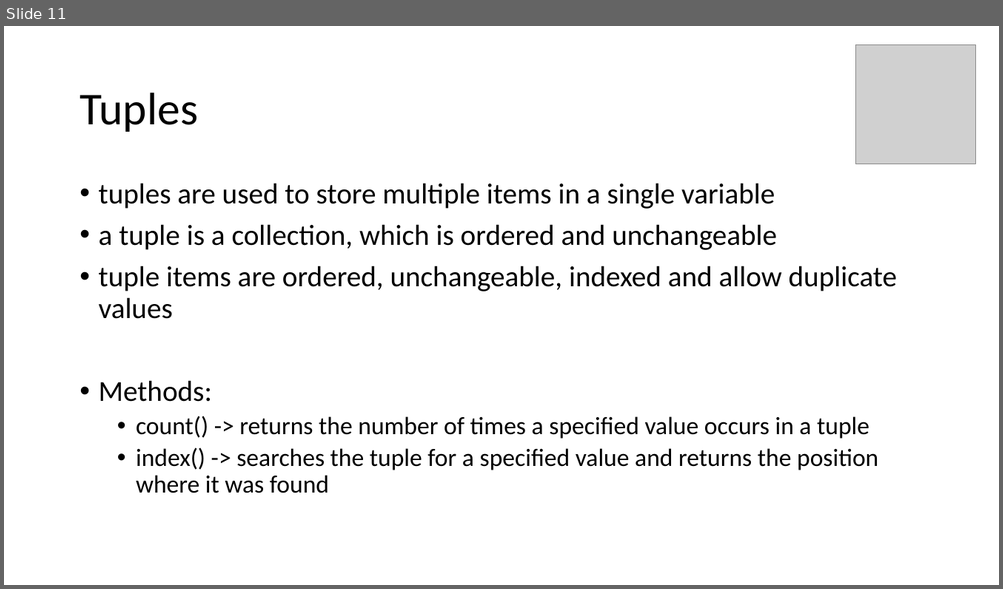
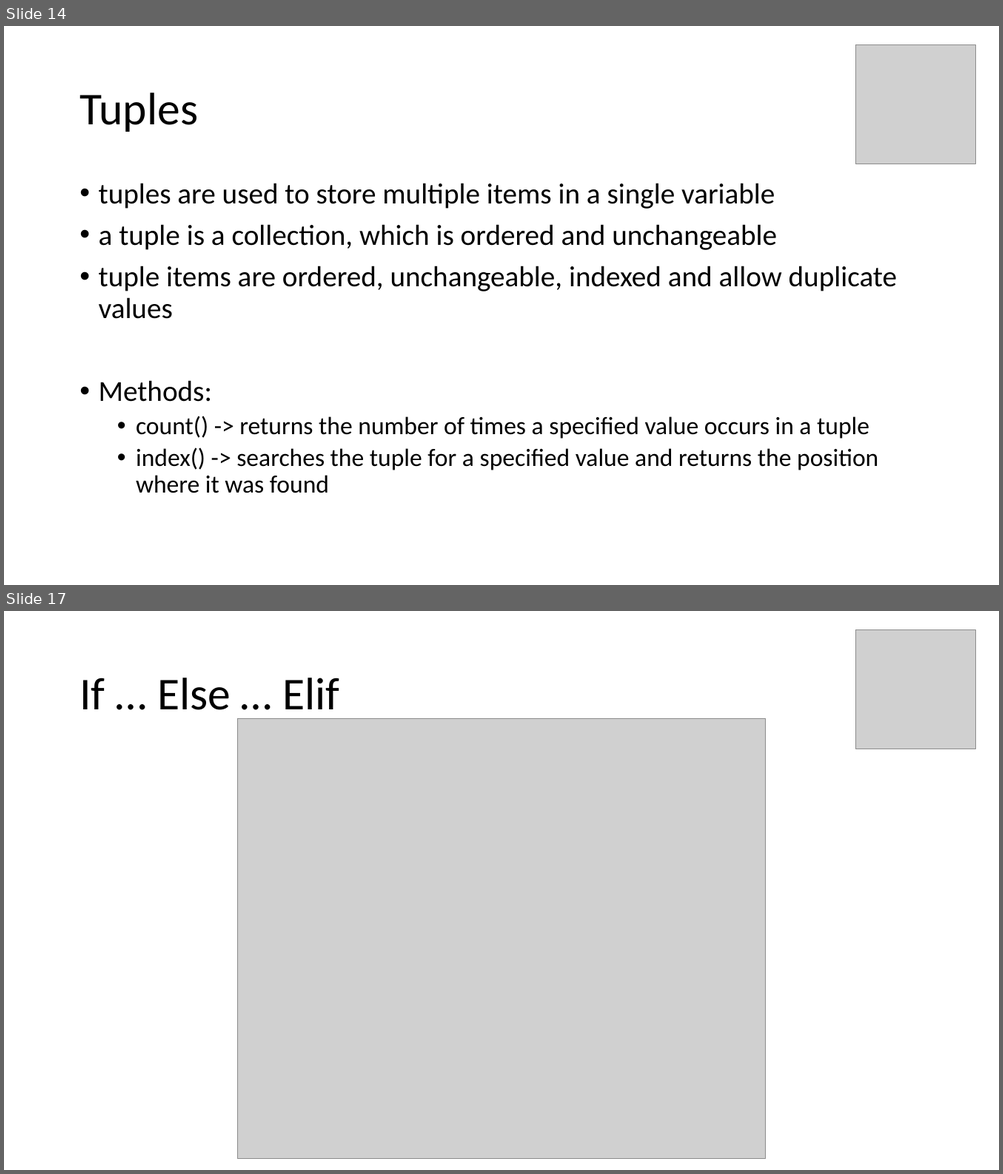
Before and after one commit to Gloria-74/SETU-Carlow-Software-Development-Lab, a slide deck: Phyton/Python.pptx. Shown one above the other, each under a label of ours: slide 11 before the commit, slides 14 and 17 after it; the slides between them are not shown. The pictures are 1003x589 and 1003x1174 pixels, drawn with LibreOffice and Linux fonts; fonts in the diff are those of the drawing; grey boxes stand for pictures. Boxes give left, top, right and bottom in pixels: in the first picture for what was removed or moved away, otherwise in the second. Text is boxed around its words. In the diff, an @@ line names an element or a change of style, - is before the commit and + after.

```diff
--- a/Phyton/Python.pptx
+++ b/Phyton/Python.pptx
@@ slide 17 added at box(4, 611, 999, 1170), background #FFFFFF @@
@@ picture added at box(855, 629, 976, 749) @@
@@ title added at box(79, 678, 339, 721), 44 pt, text #000000 @@
+If … Else … Elif
@@ picture added at box(238, 718, 765, 1159) @@
@@ what was slide 11 is now slide 14 @@
```
Also in this commit, not shown: 1 slide changed, 11 other slides added, 7 other files.
